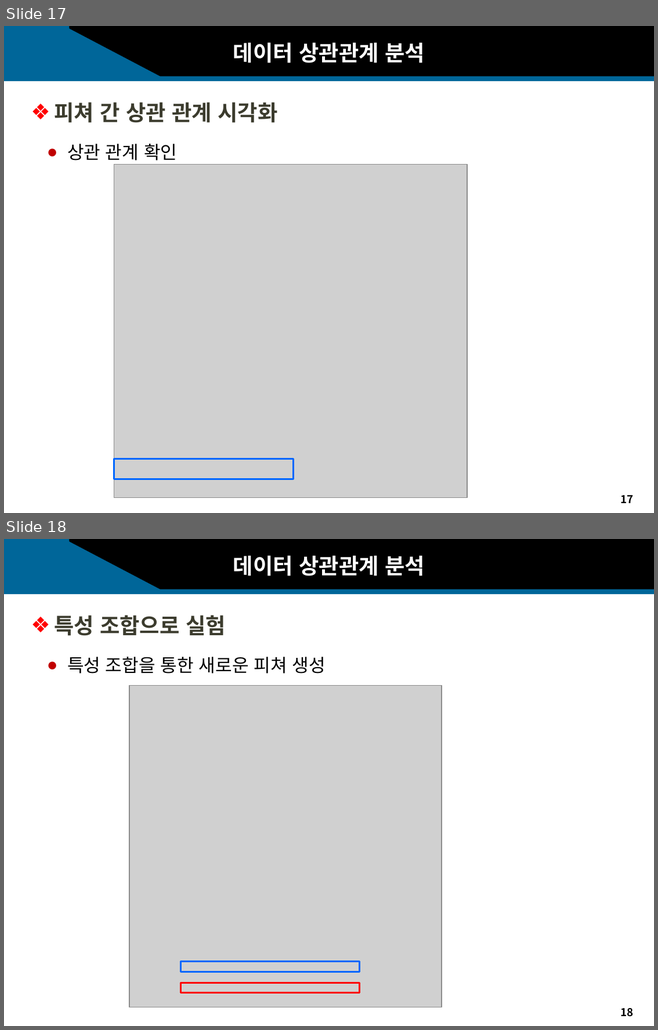
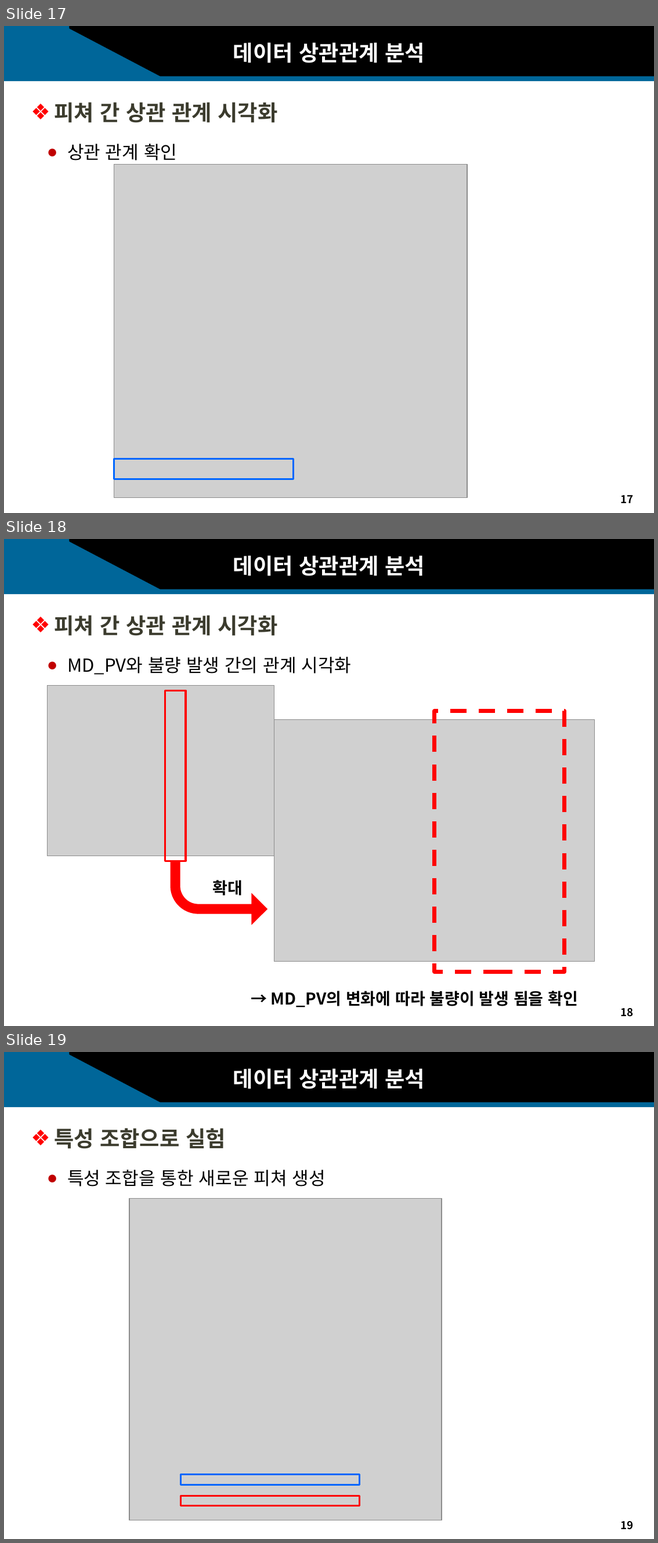
Before and after one commit to sakura09040904/Portfolio, a slide deck: 2. 1학년2학기/1. 어프렌티스 프로젝트/11주차_기말프로젝트/11주차_과제_발표자료.pptx. Shown one above the other, each under a label of ours: slides 17 and 18 before the commit, slides 17, 18 and 19 after it. The pictures are 658x1030 and 658x1543 pixels, drawn with LibreOffice and Linux fonts; fonts in the diff are those of the drawing; grey boxes stand for pictures; background and template pictures are left out. Boxes give left, top, right and bottom in pixels: in the first picture for what was removed or moved away, otherwise in the second. Text is boxed around its words. In the diff, an @@ line names an element or a change of style, - is before the commit and + after.

```diff
--- a/2. 1학년2학기/1. 어프렌티스 프로젝트/11주차_기말프로젝트/11주차_과제_발표자료.pptx
+++ b/2. 1학년2학기/1. 어프렌티스 프로젝트/11주차_기말프로젝트/11주차_과제_발표자료.pptx
@@ slide 18 added at (4, 539, 654, 1026), background #FFFFFF; not listed: 5 template elements that a slide beside it also shows @@
@@ text added at (233, 555, 424, 576), 24 pt, text #FFFFFF, bold @@
+데이터 상관관계 분석
@@ text added at (54, 615, 277, 636), 24 pt, text #3B3B2D, bold @@
+❖ 피쳐 간 상관 관계 시각화
@@ text added at (67, 657, 351, 675), 20 pt, text #000000 @@
+● MD_PV와 불량 발생 간의 관계 시각화
@@ picture added at (48, 685, 274, 855) @@
@@ rectangle added at (165, 690, 185, 860), outline #FF0000 2 pt @@
@@ rectangle added at (434, 711, 564, 972), outline #FF0000 4.5 pt dashed @@
@@ picture added at (274, 719, 594, 961) @@
@@ bent arrow added at (170, 861, 268, 925), fill #FF0000 @@
@@ text added at (212, 880, 242, 896), 18 pt, text #000000, bold @@
+확대
@@ text added at (271, 991, 578, 1008), 18 pt, text #000000, bold @@
+→ MD_PV의 변화에 따라 불량이 발생 됨을 확인
@@ what was slide 18 is now slide 19 @@
@@ page number at (620, 1521, 633, 1530): text changed @@
-18
+19
```
Also in this commit, not shown: 3 slides changed, 2 other slides added, 52 other files.
